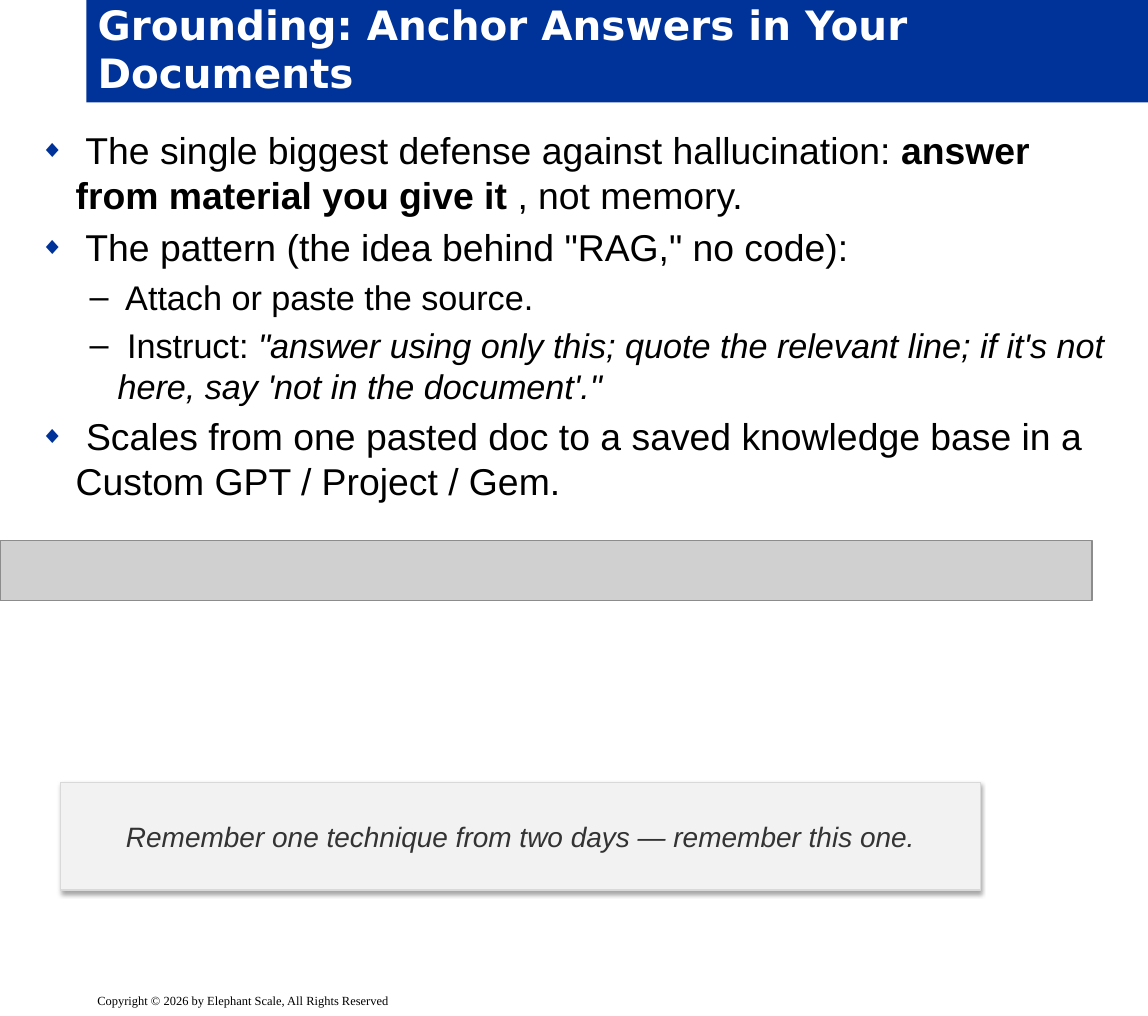
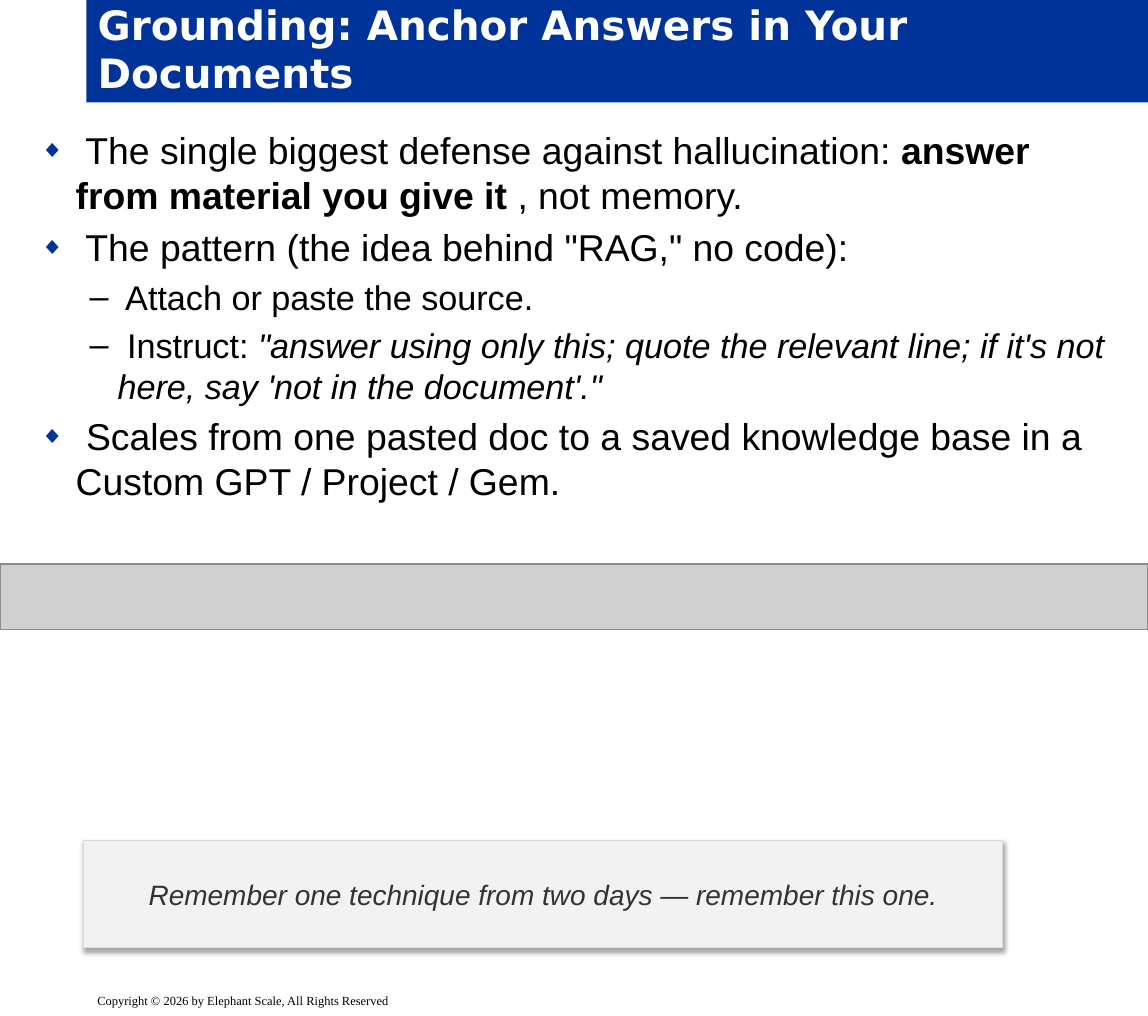
Before and after one commit to elephantscale/Prompt_Engineering_for_Business_Professionals, a slide deck: slide 6 of slides/release/04-advanced-techniques.pptx. Drawn at 1148x1016 pixels with LibreOffice and Linux fonts; fonts in the diff are those of the drawing; grey boxes stand for pictures; background and template pictures are left out. Boxes give left, top, right and bottom in pixels: in the first picture for what was removed or moved away, otherwise in the second. Text is boxed around its words. In the diff, an @@ line names an element or a change of style, - is before the commit and + after.

```diff
--- a/slides/release/04-advanced-techniques.pptx
+++ b/slides/release/04-advanced-techniques.pptx
@@ picture: place and size @@
-picture at [0,541,1092,601]
+picture at [0,564,1148,629]
@@ rectangle "Remember one technique from two ...": place and size @@
-rectangle "Remember one technique from two ..." at [60,783,980,890]
+rectangle "Remember one technique from two ..." at [83,841,1002,949]
```
Also in this commit, not shown: 7 other slides changed, 3 other files.
